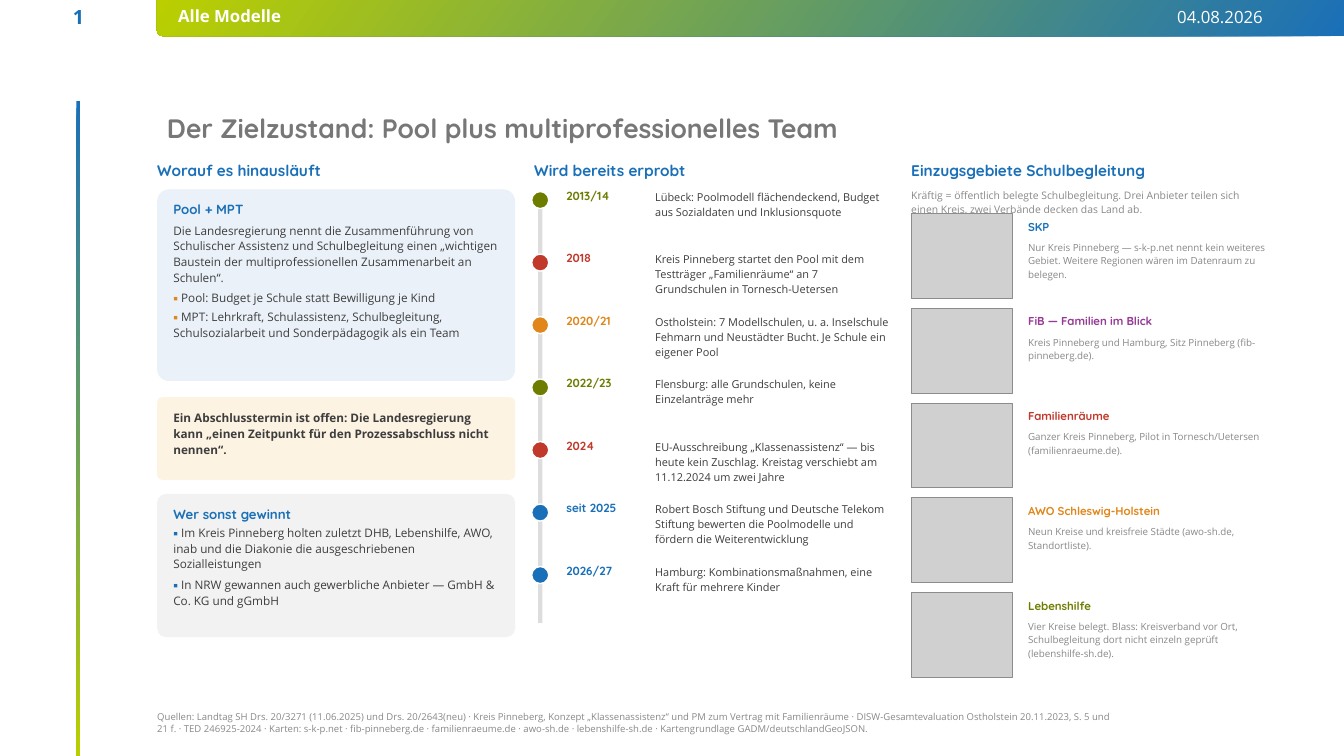
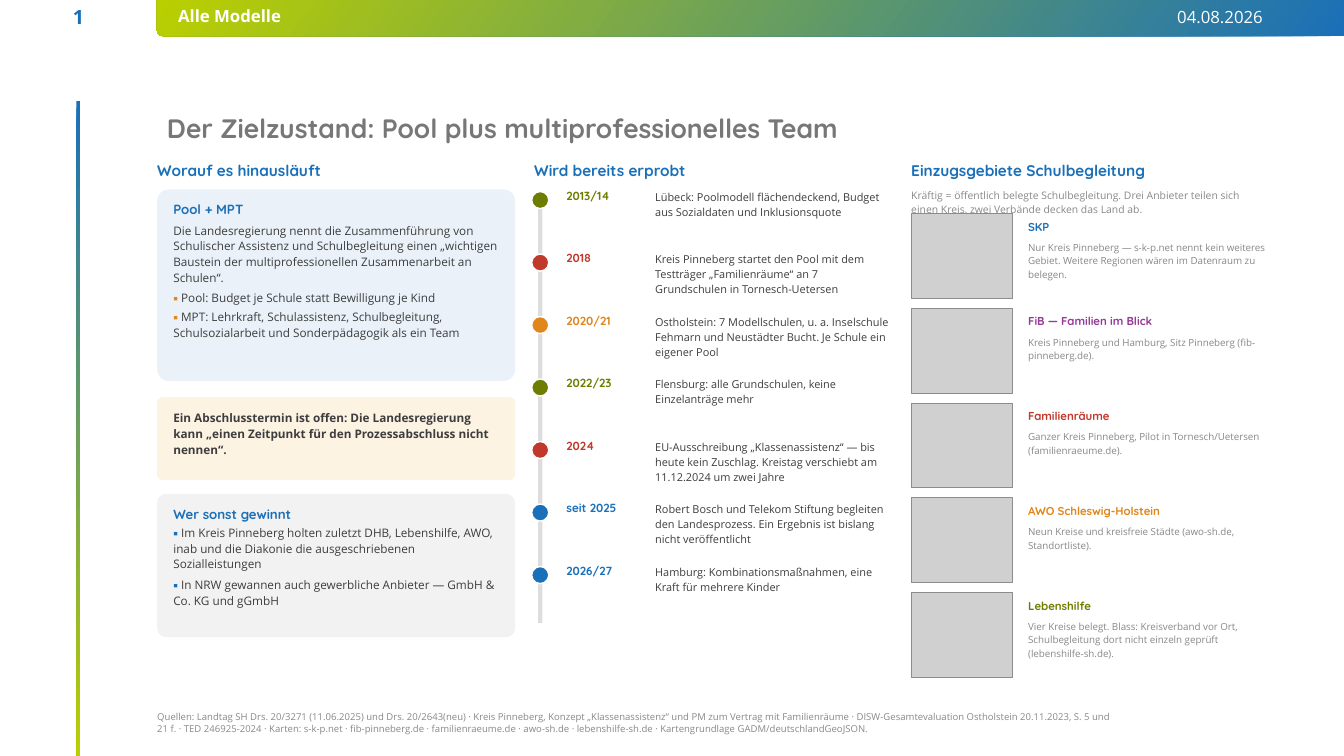
Before and after one commit to findingNemo0o0/repository, a slide deck: slide 1 of praesentation2/SKP-Poolreform-Modelle-und-Financial-Model.pptx. Drawn at 1344x756 pixels with LibreOffice and Linux fonts; fonts in the diff are those of the drawing; grey boxes stand for pictures; background and template pictures are left out. Boxes give left, top, right and bottom in pixels: in the first picture for what was removed or moved away, otherwise in the second. Text is boxed around its words. In the diff, an @@ line names an element or a change of style, - is before the commit and + after.

```diff
--- a/praesentation2/SKP-Poolreform-Modelle-und-Financial-Model.pptx
+++ b/praesentation2/SKP-Poolreform-Modelle-und-Financial-Model.pptx
@@ text at <box>655,504,884,543</box>: text changed @@
-Robert Bosch Stiftung und Deutsche Telekom Stiftung bewerten die Poolmodelle und fördern die Weiterentwicklung
+Robert Bosch und Telekom Stiftung begleiten den Landesprozess. Ein Ergebnis ist bislang nicht veröffentlicht
```
Also in this commit, not shown: 2 other files.
